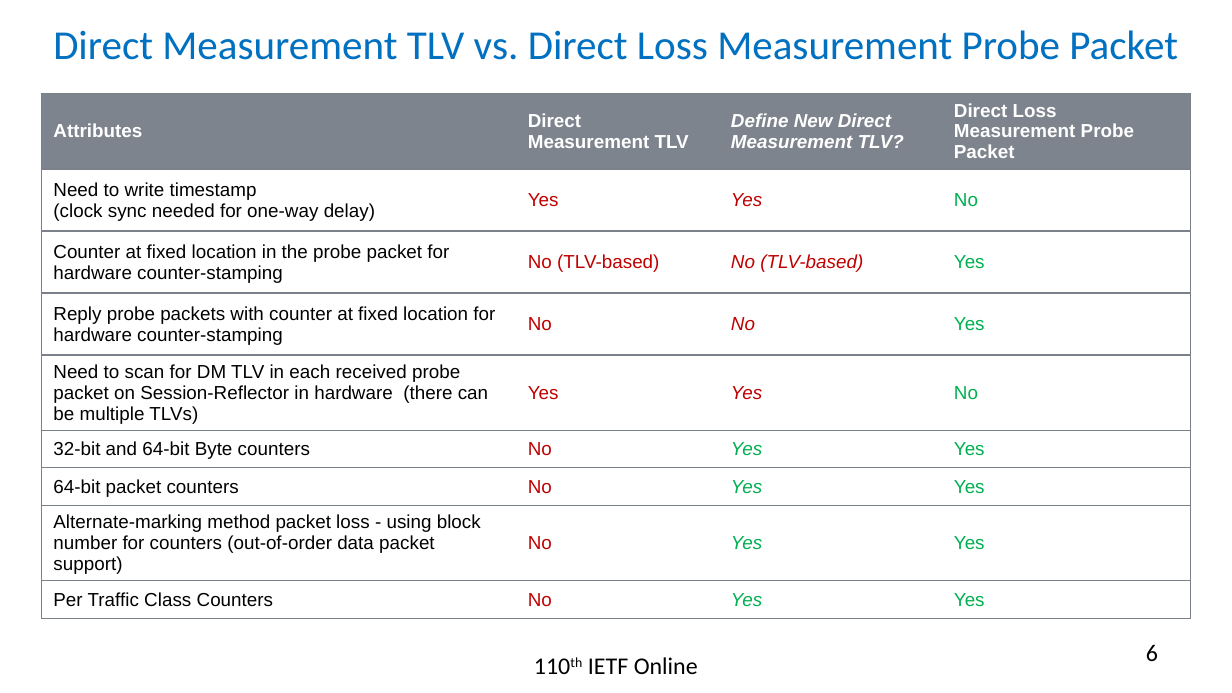
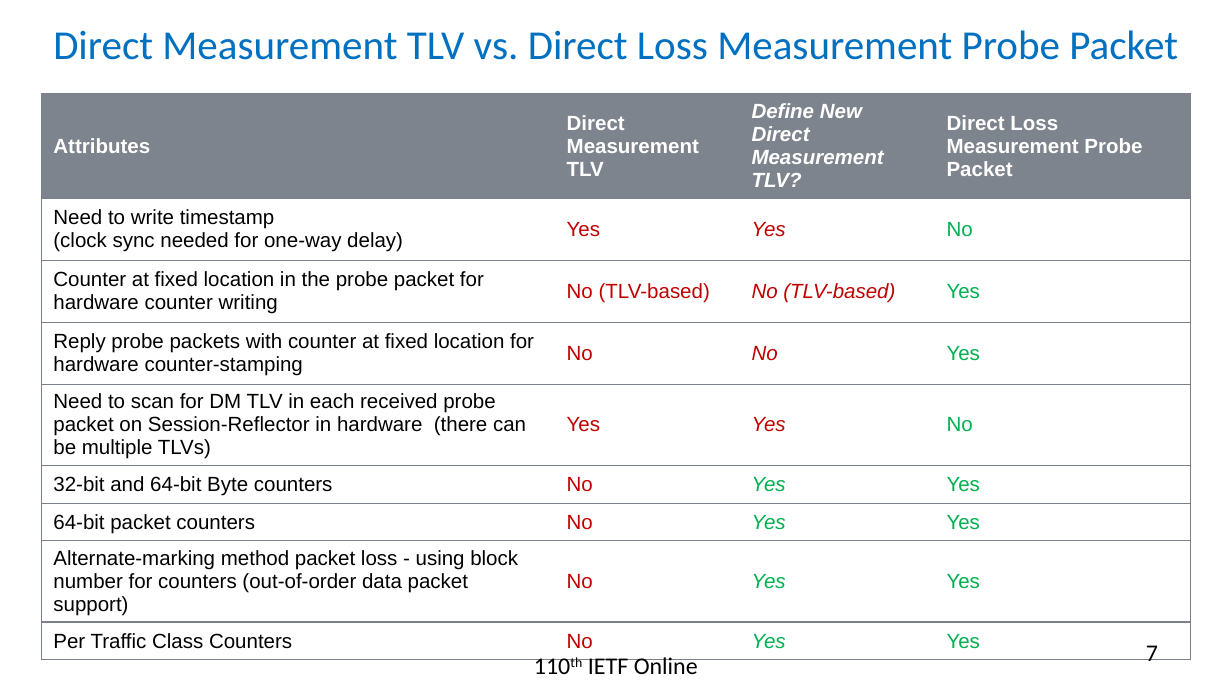
Before and after one commit to rakgandhi/ietf-slides, a slide deck: slide 7 of draft-gandhi-ippm-simple-direct-loss-00.pptx (slide 6 before the commit). Drawn at 1232x693 pixels with LibreOffice and Linux fonts; fonts in the diff are those of the drawing. Boxes give left, top, right and bottom in pixels: in the first picture for what was removed or moved away, otherwise in the second. Text is boxed around its words. In the diff, an @@ line names an element or a change of style, - is before the commit and + after.

```diff
--- a/draft-gandhi-ippm-simple-direct-loss-00.pptx
+++ b/draft-gandhi-ippm-simple-direct-loss-00.pptx
@@ table at bbox=[41, 94, 1190, 653] @@
-row 3, column 1: Counter at fixed location in the probe packet for hardware counter-stamping
+row 3, column 1: Counter at fixed location in the probe packet for hardware counter writing
@@ size 11 to 12 pt in "Attributes", "Direct Measurement TLV", "Define New Direct Measurement TLV?", "Direct Loss Measurement Probe Packet" and 32 more places @@
@@ page number at bbox=[1146, 645, 1158, 661]: text changed @@
-6
+7
```
Also in this commit, not shown: 3 other slides changed, 4 slides removed, 3 other files.
